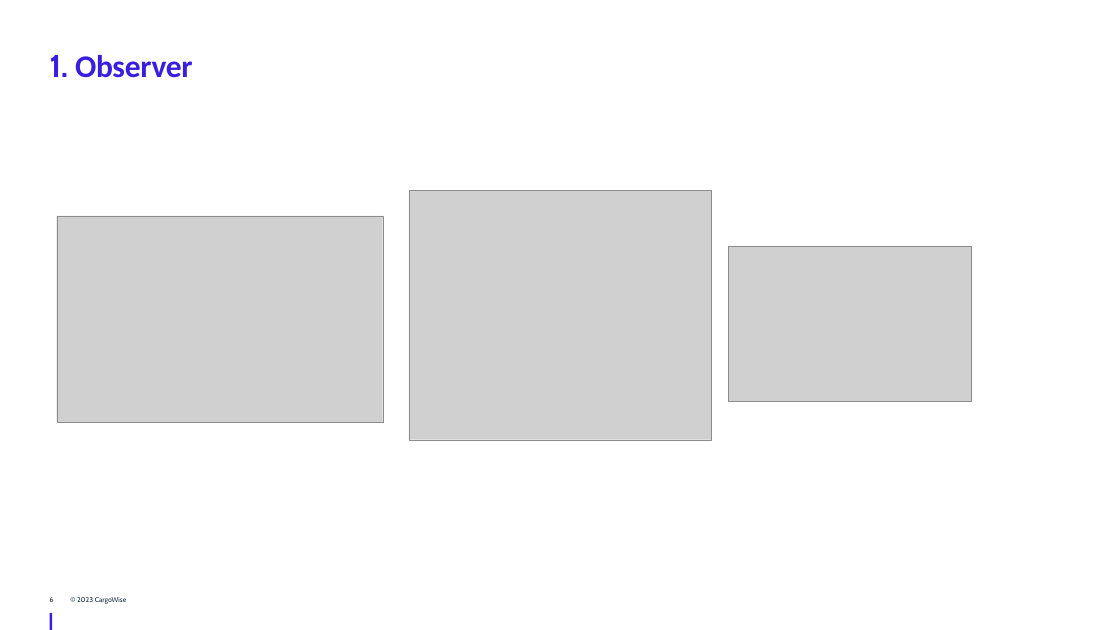
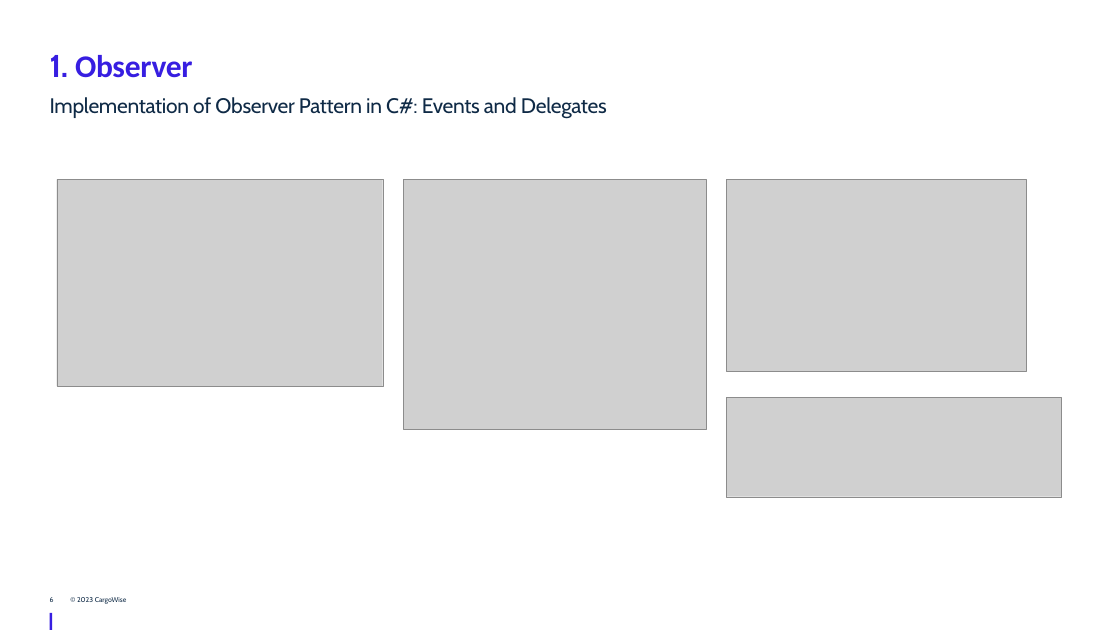
Before and after one commit to JingwenLi/DesignPatterns, a slide deck: slide 6 of DesignPatterns/Behavioral Design Patterns/Behavioral Design Patterns - WTG.pptx. Drawn at 1120x630 pixels with LibreOffice and Linux fonts; fonts in the diff are those of the drawing; grey boxes stand for pictures; background and template pictures are left out. Boxes give left, top, right and bottom in pixels: in the first picture for what was removed or moved away, otherwise in the second. Text is boxed around its words. In the diff, an @@ line names an element or a change of style, - is before the commit and + after.

```diff
--- a/DesignPatterns/Behavioral Design Patterns/Behavioral Design Patterns - WTG.pptx
+++ b/DesignPatterns/Behavioral Design Patterns/Behavioral Design Patterns - WTG.pptx
@@ text added at [50, 97, 607, 119], 36 pt, text #0F2A46 @@
+Implementation of Observer Pattern in C#: Events and Delegates
@@ picture: place and size @@
-picture at [57, 216, 383, 422]
+picture at [57, 179, 383, 386]
@@ picture: place and size @@
-picture at [409, 190, 711, 440]
+picture at [404, 179, 706, 429]
@@ picture: place and size @@
-picture at [729, 246, 971, 401]
+picture at [727, 179, 1026, 371]
@@ picture added at [727, 398, 1061, 497] @@
```
Also in this commit, not shown: 1 other slide changed.
